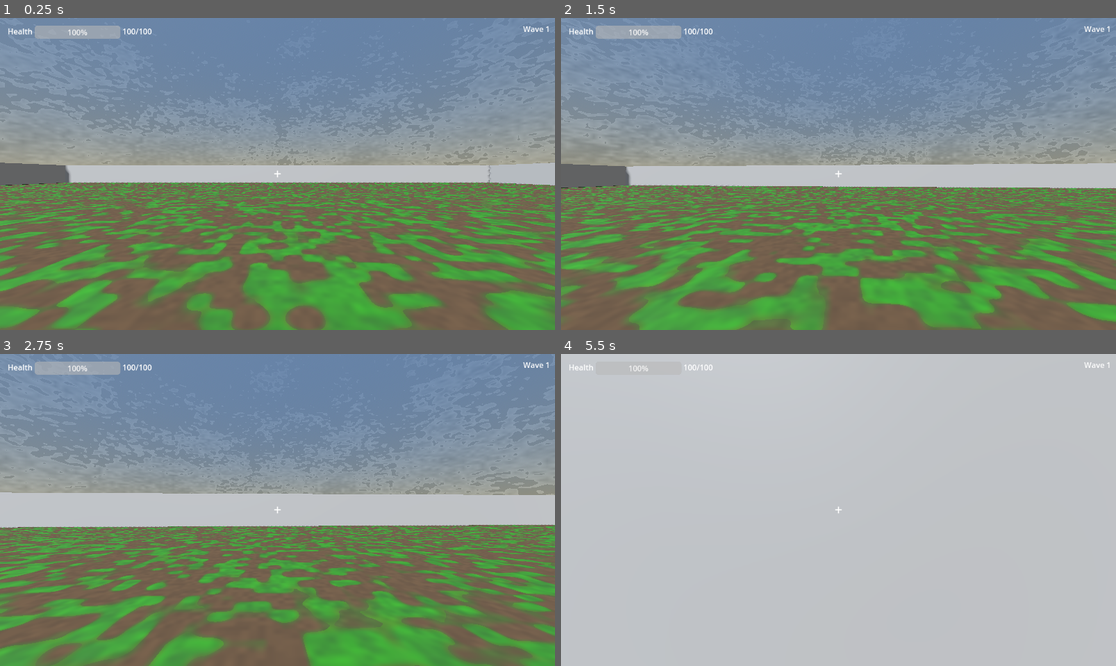
Above: before the commit, frames 1-4 (two rows, left to right).
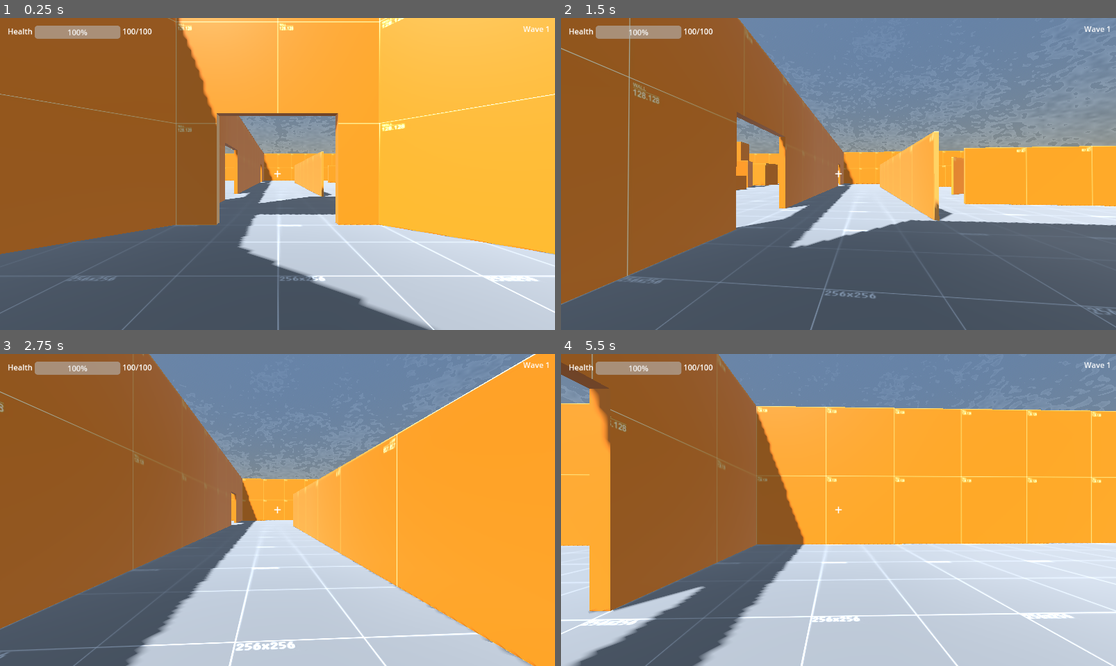
Above: after the commit, the same moments.

Repository: Liloslash/gwj_critters
Game: Godot game, scene res://World.tscn
Two runs of this game, one before a commit and one after it. Both use one fixed random seed, a clock stepped at 60 frames per second and the inputs below.
Inputs (mouse positions are in pixels of both pictures, inside the frame that each line leads up to):
- Up to frame 1 (0.25 s): no input
- Up to frame 2 (1.5 s): tap Enter (ui_accept) at 0.5, 0.77 s; move the mouse to (866, 174) at 0.52 s; press the mouse at (866, 174) at 0.53 s; hold W (up) from 0.53 s (still down); move the mouse to (810, 174) at 1.27 s; release the mouse at (810, 174) at 1.28 s; click (810, 174) at 1.35 s
- Up to frame 3 (2.75 s): keep holding W (up); tap Enter (ui_accept) at 1.52 s; move the mouse to (288, 503) at 2.02 s; press the mouse at (288, 503) at 2.03 s
- Up to frame 4 (5.5 s): keep holding W (up); move the mouse to (832, 516) at 2.77 s; release the mouse at (832, 516) at 2.78 s; click (832, 516) at 2.85 s; tap Enter (ui_accept) at 3.02, 3.77, 4.52 s; move the mouse to (877, 513) at 3.52 s; press the mouse at (877, 513) at 3.53 s; move the mouse to (794, 506) at 4.27 s; release the mouse at (794, 506) at 4.28 s; click (794, 506) at 4.35 s; move the mouse to (844, 510) at 5.02 s; press the mouse at (844, 510) at 5.03 s

The runs differ from the first frame. In frame 1, 98% of the frame differs, in the area x 0-100%, y 0-100%; in frame 2, 75%; in frame 3, 83%; in frame 4, 87%.

Commit message:
Added new map
Added Map
Added Placeholder Textures
Added Hand made Props with custom UVS
Still need to learn gdshader
Need an actual material/shader

Repositioned the Ennemies Spawn points

Diff:
--- a/World.tscn
+++ b/World.tscn
@@ -1,29 +1,12 @@
-[gd_scene load_steps=15 format=3 uid="uid://ct41h7jhnr1fy"]
+[gd_scene load_steps=13 format=3 uid="uid://ct41h7jhnr1fy"]
 
 [ext_resource type="PackedScene" uid="uid://bporlauvhb1m8" path="res://player/Player.tscn" id="1_c6gwx"]
-[ext_resource type="Shader" uid="uid://eks8kuv7ovp3" path="res://shaders/floor.gdshader" id="1_js7pq"]
 [ext_resource type="Script" uid="uid://dnn3skx325kqu" path="res://world.gd" id="1_p1v5b"]
 [ext_resource type="PackedScene" uid="uid://bhuko84jtt65y" path="res://enemy/Enemy.tscn" id="2_2dftf"]
 [ext_resource type="Shader" uid="uid://cjvpc8kpr3070" path="res://shaders/sky.gdshader" id="3_eu7l1"]
 [ext_resource type="PackedScene" uid="uid://caoh2ltkqoyvm" path="res://HUD.tscn" id="3_hud"]
-
-[sub_resource type="BoxShape3D" id="BoxShape3D_2dftf"]
-size = Vector3(50, 1, 50)
-
-[sub_resource type="ShaderMaterial" id="ShaderMaterial_eu7l1"]
-render_priority = 1
-shader = ExtResource("1_js7pq")
-shader_parameter/dirt_color = Color(0.272904, 0.199826, 0.126596, 1)
-shader_parameter/grass_color = Color(0.120362, 0.323205, 0.053577, 1)
-shader_parameter/grass_threshold = 0.242
-shader_parameter/blend_sharpness = 8.703
-shader_parameter/noise_scale = 4.97
-shader_parameter/noise_strength = 0.573
-shader_parameter/dirt_roughness = 1.0
-shader_parameter/grass_roughness = 0.775
-
-[sub_resource type="BoxMesh" id="BoxMesh_bcbcq"]
-size = Vector3(50, 1, 50)
+[ext_resource type="PackedScene" uid="uid://b61twobjleh7i" path="res://map/Arena.glb" id="3_p1v5b"]
+[ext_resource type="PackedScene" uid="uid://c3jaykh7dvwlh" path="res://map/Obstacles.glb" id="3_wygdx"]
 
 [sub_resource type="FastNoiseLite" id="FastNoiseLite_eu7l1"]
 noise_type = 3
@@ -82,19 +65,9 @@
 enemy_count_base = 2
 metadata/_edit_lock_ = true
 
-[node name="Ground" type="StaticBody3D" parent="."]
-metadata/_edit_lock_ = true
+[node name="Obstacles" parent="." instance=ExtResource("3_wygdx")]
 
-[node name="CollisionShape3D" type="CollisionShape3D" parent="Ground"]
-transform = Transform3D(1, 0, 0, 0, 1, 0, 0, 0, 1, 0, -0.5, 0)
-shape = SubResource("BoxShape3D_2dftf")
-metadata/_edit_lock_ = true
-
-[node name="MeshInstance3D" type="MeshInstance3D" parent="Ground"]
-transform = Transform3D(1, 0, 0, 0, 1, 0, 0, 0, 1, 0, -0.5, 0)
-material_override = SubResource("ShaderMaterial_eu7l1")
-mesh = SubResource("BoxMesh_bcbcq")
-metadata/_edit_lock_ = true
+[node name="Arena" parent="." instance=ExtResource("3_p1v5b")]
 
 [node name="Player" parent="." groups=["Player"] instance=ExtResource("1_c6gwx")]
 transform = Transform3D(1, 0, 0, 0, 1, 0, 0, 0, 1, 0, 1, 0)
@@ -107,28 +80,6 @@
 transform = Transform3D(0.809017, 0.50383, -0.302732, 0, 0.515038, 0.857167, 0.587785, -0.693463, 0.416675, 0, 7.91, 9.725)
 shadow_enabled = true
 
-[node name="Walls" type="Node3D" parent="."]
-
-[node name="Wall1" type="CSGBox3D" parent="Walls"]
-transform = Transform3D(1, 0, 0, 0, 1, 0, 0, 0, 1, 0, 0.5, 24.481)
-use_collision = true
-size = Vector3(50, 3, 1)
-
-[node name="Wall2" type="CSGBox3D" parent="Walls"]
-transform = Transform3D(1, 0, 0, 0, 1, 0, 0, 0, 1, 0, 0.5, -24)
-use_collision = true
-size = Vector3(50, 3, 1)
-
-[node name="Wall3" type="CSGBox3D" parent="Walls"]
-transform = Transform3D(-4.37114e-08, 0, 1, 0, 1, 0, -1, 0, -4.37114e-08, 25, 0.5, 0)
-use_collision = true
-size = Vector3(50, 3, 1)
-
-[node name="Wall4" type="CSGBox3D" parent="Walls"]
-transform = Transform3D(-4.37114e-08, 0, 1, 0, 1, 0, -1, 0, -4.37114e-08, -25, 0.5, 0)
-use_collision = true
-size = Vector3(50, 3, 1)
-
 [node name="HUD" parent="." instance=ExtResource("3_hud")]
 
 [node name="SpawnTimer" type="Timer" parent="."]
@@ -136,16 +87,19 @@
 [node name="SpawnPoints" type="Node3D" parent="."]
 
 [node name="SpawnPoint" type="Marker3D" parent="SpawnPoints"]
-transform = Transform3D(1, 0, 0, 0, 1, 0, 0, 0, 1, 21, 1.5, 19)
+transform = Transform3D(1, 0, 0, 0, 1, 0, 0, 0, 1, 28, 0.5, 28)
 gizmo_extents = 0.53
 
 [node name="SpawnPoint2" type="Marker3D" parent="SpawnPoints"]
-transform = Transform3D(1, 0, 0, 0, 1, 0, 0, 0, 1, -21, 1.5, 19)
+transform = Transform3D(1, 0, 0, 0, 1, 0, 0, 0, 1, -28, 0.5, 28)
 
 [node name="SpawnPoint3" type="Marker3D" parent="SpawnPoints"]
-transform = Transform3D(1, 0, 0, 0, 1, 0, 0, 0, 1, -21, 1.5, -19)
+transform = Transform3D(1, 0, 0, 0, 1, 0, 0, 0, 1, -28, 0.5, -28)
 
 [node name="SpawnPoint4" type="Marker3D" parent="SpawnPoints"]
-transform = Transform3D(1, 0, 0, 0, 1, 0, 0, 0, 1, 21, 1.5, -19)
+transform = Transform3D(1, 0, 0, 0, 1, 0, 0, 0, 1, 28, 0.5, -28)
 
 [node name="WaveTimer" type="Timer" parent="."]
+
+[editable path="Obstacles"]
+[editable path="Arena"]
Binary file added: map/Arena.glb
Not shown, added: map/Arena.glb.import
Binary file added: map/Arena_jup9u7blv3i61.png
Not shown, added: map/Arena_jup9u7blv3i61.png.import
Binary file added: map/Arena_small.jpg
Not shown, added: map/Arena_small.jpg.import
Binary file added: map/Barrel UVSwapped.glb
Not shown, added: map/Barrel UVSwapped.glb.import
Binary file added: map/Box UVSwapped.glb
Not shown, added: map/Box UVSwapped.glb.import
Binary file added: map/Half Wall UVSwapped.glb
Not shown, added: map/Half Wall UVSwapped.glb.import
(and 8 more such lines)
